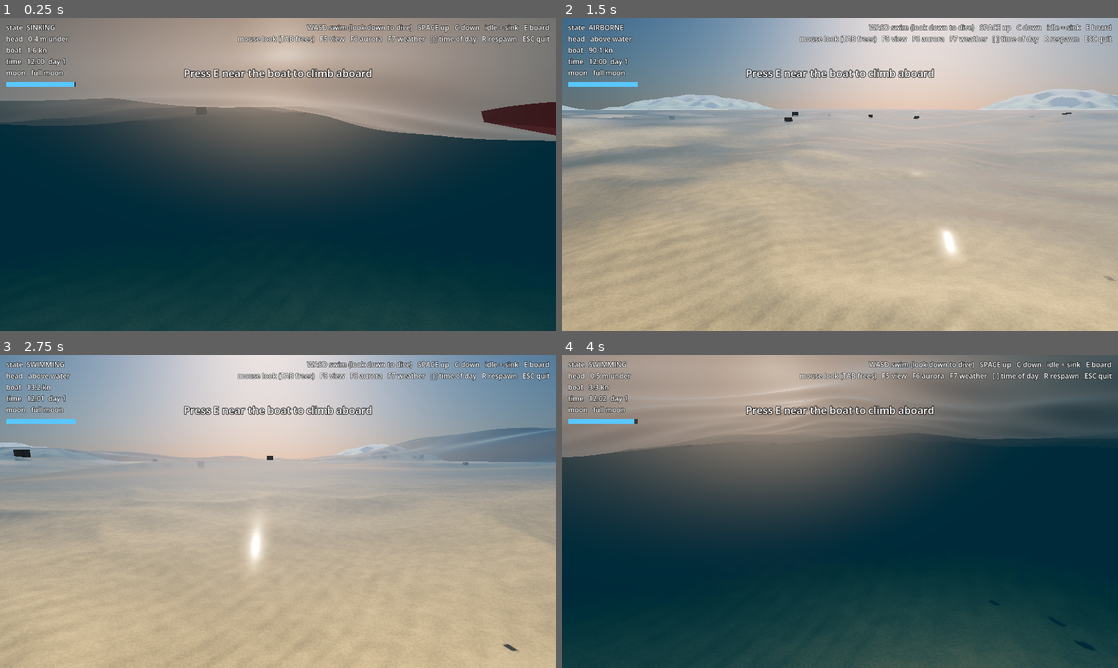
Above: before the commit, frames 1-4 (two rows, left to right).
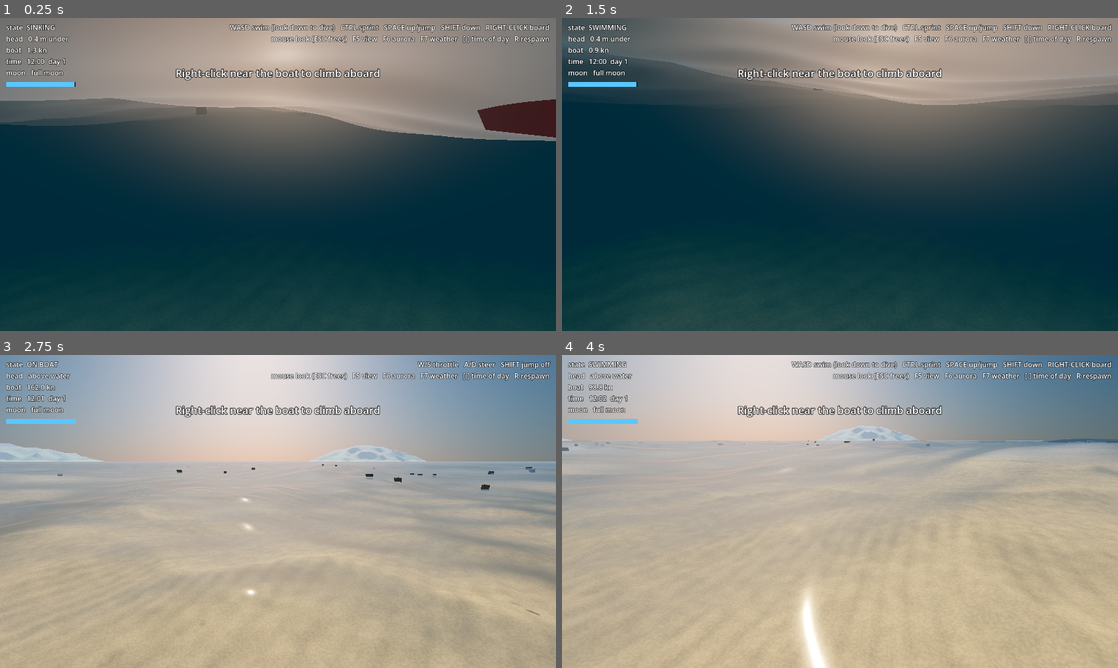
Above: after the commit, the same moments.

Repository: DocRountree/game
Game: Godot game, scene res://src/world/open_ocean/open_ocean.tscn
The game is run twice, just before and just after one commit, with the same random seed, the same clock (stepped at 60 frames per second) and the same inputs.
Inputs (mouse positions are in pixels of both pictures, inside the frame that each line leads up to):
- Up to frame 1 (0.25 s): no input
- Up to frame 2 (1.5 s): tap E (interact, bound only before the commit) at 0.5, 1.25 s; move the mouse to (867, 174) at 0.52 s; hold Shift (dive, bound only after the commit) 0.53-1.28 s; hold W (move_forward) from 0.53 s (still down); tap C (dive, bound only before the commit) at 0.8, 1.35 s; move the mouse to (812, 174) at 1.27 s
- Up to frame 3 (2.75 s): keep holding W (move_forward); right-click (250, 511) at 1.55 s; tap E (interact, bound only before the commit) at 2, 2.3 s; move the mouse to (289, 505) at 2.02 s; hold Right mouse button (interact, bound only after the commit) from 2.03 s (still down)
- Up to frame 4 (4 s): keep holding W (move_forward); tap E (interact, bound only before the commit) at 2.75, 2.85, 3.5 s; move the mouse to (834, 517) at 2.77 s; release Right mouse button (interact, bound only after the commit) at 2.78 s; tap Ctrl (sprint, bound only after the commit) at 3.05 s; move the mouse to (878, 514) at 3.52 s; hold Ctrl (sprint, bound only after the commit) from 3.53 s (still down); tap Shift (dive, bound only after the commit) at 3.8 s

The runs differ from the first frame. In frame 1, 2.7% of the frame differs, in the area x 5-100%, y 2-39%; in frame 2, 99%, in the area x 0-100%, y 0-100%; in frame 3, 14%; in frame 4, 99%.

Commit message:
Boat rights itself (keel torque, also airborne); Minecraft controls: Shift down/dismount, right-click board, Esc frees mouse, Ctrl sprint

Diff:
--- a/project.godot
+++ b/project.godot
@@ -52,7 +52,7 @@
 }
 interact={
 "deadzone": 0.2,
-"events": [Object(InputEventKey,"physical_keycode":69)]
+"events": [Object(InputEventMouseButton,"button_index":2,"pressed":true)]
 }
 respawn={
 "deadzone": 0.2,
@@ -76,7 +76,7 @@
 }
 toggle_mouse={
 "deadzone": 0.2,
-"events": [Object(InputEventKey,"physical_keycode":4194306)]
+"events": [Object(InputEventKey,"physical_keycode":4194305)]
 }
 time_backward={
 "deadzone": 0.2,
@@ -100,11 +100,15 @@
 }
 dive={
 "deadzone": 0.2,
-"events": [Object(InputEventKey,"physical_keycode":67)]
+"events": [Object(InputEventKey,"physical_keycode":4194325)]
+}
+sprint={
+"deadzone": 0.2,
+"events": [Object(InputEventKey,"physical_keycode":4194326)]
 }
 quit={
 "deadzone": 0.2,
-"events": [Object(InputEventKey,"physical_keycode":4194305)]
+"events": []
 }
 
 [layer_names]
--- a/src/data/boats/boat_spec.gd
+++ b/src/data/boats/boat_spec.gd
@@ -24,6 +24,8 @@
 @export var drag_side_linear := 800.0
 @export var bow_lift := 6000.0            ## Pitch-up torque per m/s.
 @export var turn_lean := 2000.0           ## Roll into turns.
+@export var righting := 14.0              ## How hard it rights itself (per radian of tilt).
+@export var righting_damping := 6.0       ## Damps rolling and pitching.
 
 @export_group("Cargo")
 @export var cargo_slots := 6              ## Hold capacity (ItemStacks).
--- a/src/entities/boat/boat.gd
+++ b/src/entities/boat/boat.gd
@@ -39,6 +39,7 @@
 		odometer_m += v * delta
 		hours_underway += delta / 3600.0
 		top_speed = maxf(top_speed, v)
+	_stay_upright()
 	if buoyancy.submerged <= 0.0:
 		return
 	var fwd := -global_basis.z
@@ -53,6 +54,16 @@
 	apply_torque(Vector3.UP * (steer * spec.steer_rate * v_ctl - spec.yaw_damping * yaw_rate) * _yaw_inertia)
 	apply_torque(right * spec.bow_lift * maxf(v_ctl, 0.0))     # bow lifts at speed
 	apply_torque(fwd * -spec.turn_lean * yaw_rate * v_ctl)     # lean into turns
+
+
+# A keel's worth of stability: torque back toward level, plus damping of roll
+# and pitch rates, applied even in the air so the boat lands flat after a jump.
+func _stay_upright() -> void:
+	var up := global_basis.y
+	var tilt := up.cross(Vector3.UP)   # axis and sine of the tilt
+	var spin := angular_velocity - Vector3.UP * angular_velocity.dot(Vector3.UP)   # roll and pitch only
+	var inertia := mass * (spec.length * spec.length) / 12.0
+	apply_torque((tilt * spec.righting - spin * spec.righting_damping) * inertia)
 
 
 func speed() -> float:
--- a/src/entities/player/player.gd
+++ b/src/entities/player/player.gd
@@ -20,6 +20,7 @@
 @export var board_range := 5.0
 @export var walk_speed := 4.0               ## m/s on land
 @export var jump_speed := 4.5
+@export var sprint_factor := 1.6           ## Ctrl: faster walking and swimming
 @export var traits: CharacterTraits
 
 var state := &"TREADING"
@@ -53,11 +54,11 @@
 
 
 func _unhandled_input(event: InputEvent) -> void:
-	if event.is_action_pressed(&"interact"):
-		if boat:
-			_leave_boat()
-		else:
-			_try_board()
+	# Minecraft-style: right-click boards, Shift dismounts
+	if event.is_action_pressed(&"interact") and not boat:
+		_try_board()
+	elif event.is_action_pressed(&"dive") and boat:
+		_leave_boat()
 
 
 func _physics_process(delta: float) -> void:
@@ -76,7 +77,7 @@
 	var vrel := velocity.y - water_vy
 
 	# 3D swimming: forward follows the camera's pitch, so look down to dive and
-	# up to climb; Space swims straight up, C straight down
+	# up to climb; Space swims straight up, Shift straight down
 	var cam := get_viewport().get_camera_3d()
 	var input := Input.get_vector(&"move_left", &"move_right", &"move_back", &"move_forward")
 	var rise := Input.get_axis(&"dive", &"tread")
@@ -91,12 +92,13 @@
 	var treading := Input.is_action_pressed(&"tread")
 	var moving := move != Vector3.ZERO
 	var deep := pos.y + 0.4 < water_height - 0.8   # head well under: free 3D swimming
+	var sprint := sprint_factor if Input.is_action_pressed(&"sprint") and input.y > 0.0 else 1.0
 
 	var fy := -MASS * Water.G + water.density() * Water.G * VOLUME * s
 	if s > 0.0:
 		fy -= (40.0 + 60.0 * absf(vrel)) * vrel
 		# at the surface, swimming level or treading keeps the head up; aiming
-		# down (or pressing C) lets you dive under instead
+		# down (or pressing Shift) lets you dive under instead
 		var surface_swim := not deep and (treading or (moving and move.y > -0.3))
 		if surface_swim:
 			# kicking is a one-sided, force-limited spring toward the surface
@@ -107,9 +109,9 @@
 	var fh := Vector3.ZERO
 	if s > 0.2:
 		if moving:
-			fh = Vector3(move.x, 0.0, move.z) * swim_force
+			fh = Vector3(move.x, 0.0, move.z) * swim_force * sprint
 			if deep or move.y < -0.3:
-				fy += move.y * swim_force   # pitch and C/Space steer depth
+				fy += move.y * swim_force * sprint   # pitch and Shift/Space steer depth
 		var vh := Vector3(velocity.x, 0.0, velocity.z)
 		fh -= (30.0 + 70.0 * vh.length()) * vh
 		if pos.y + 0.4 > water_height - 0.5:   # near the surface: wakes shove you
@@ -121,7 +123,7 @@
 		# on land (or wading): walk, and Space jumps
 		var walk := Vector3(move.x, 0.0, move.z)
 		if walk.length() > 0.0:
-			walk = walk.normalized() * walk_speed
+			walk = walk.normalized() * walk_speed * sprint
 			_facing = atan2(-walk.x, -walk.z)
 		velocity.x = lerpf(velocity.x, walk.x, minf(1.0, 12.0 * delta))
 		velocity.z = lerpf(velocity.z, walk.z, minf(1.0, 12.0 * delta))
--- a/src/ui/hud/hud.gd
+++ b/src/ui/hud/hud.gd
@@ -15,9 +15,9 @@
 	_status.text = "state  %s\nhead   %s\nboat   %.1f kn\ntime   %s" % [
 		player.state, ("%.1f m under" % depth) if depth > 0.0 else "above water", boat.speed() * 1.944, time_text]
 	_breath.value = player.breath
-	_help.text = ("W/S throttle   A/D steer   E jump off" if player.boat else
-			"WASD swim (look down to dive)   SPACE up   C down   idle = sink   E board") \
-			+ "\nmouse look (TAB frees)   F5 view   F6 aurora   F7 weather   [ ] time of day   R respawn   ESC quit"
+	_help.text = ("W/S throttle   A/D steer   SHIFT jump off" if player.boat else
+			"WASD swim (look down to dive)   CTRL sprint   SPACE up/jump   SHIFT down   RIGHT-CLICK board") \
+			+ "\nmouse look (ESC frees)   F5 view   F6 aurora   F7 weather   [ ] time of day   R respawn"
 
 
 func flash(text: String, seconds := 2.5) -> void:
--- a/src/world/open_ocean/open_ocean.gd
+++ b/src/world/open_ocean/open_ocean.gd
@@ -40,7 +40,7 @@
 	camera.eyes = player.get_node("Model/Head")
 	_set_first_person(true)   # start looking out of your own eyes
 	player.drowned.connect(_on_player_drowned)
-	hud.flash("Press E near the boat to climb aboard", 4.0)
+	hud.flash("Right-click near the boat to climb aboard", 4.0)
 
 
 var _air_fog := {}
--- a/tests/smoke_test.gd
+++ b/tests/smoke_test.gd
@@ -171,7 +171,8 @@
 	Input.action_press(&"move_forward")
 	await _frames(600)
 	Input.action_release(&"move_forward")
-	_check(boat.speed() > 6.0, "boat drives forward (%.1f m/s)" % boat.speed())
+	_check(boat.speed() > 6.0 and boat.global_basis.y.dot(Vector3.UP) > 0.8,
+			"boat drives forward upright (%.1f m/s)" % boat.speed())
 	var heading := boat.global_rotation.y
 	var body := player.model.rotation.y
 	camera.yaw += 1.2
Not shown, changed: README.md
